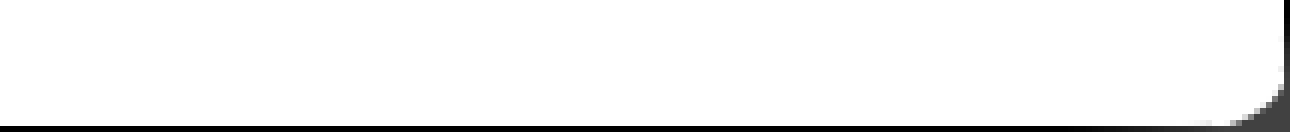
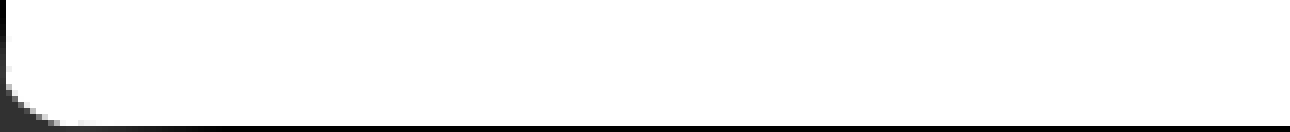
Revision of a layered 1290 x 132 image; what changed, layer by layer:
painted on "Pasted Layer" over [0, 42, 1290, 132]
painted on "lines" over [0, 0, 1290, 132]
painted on "shine copy" over [0, 12, 1290, 132]
painted on "shine" over [0, 12, 1290, 132]
